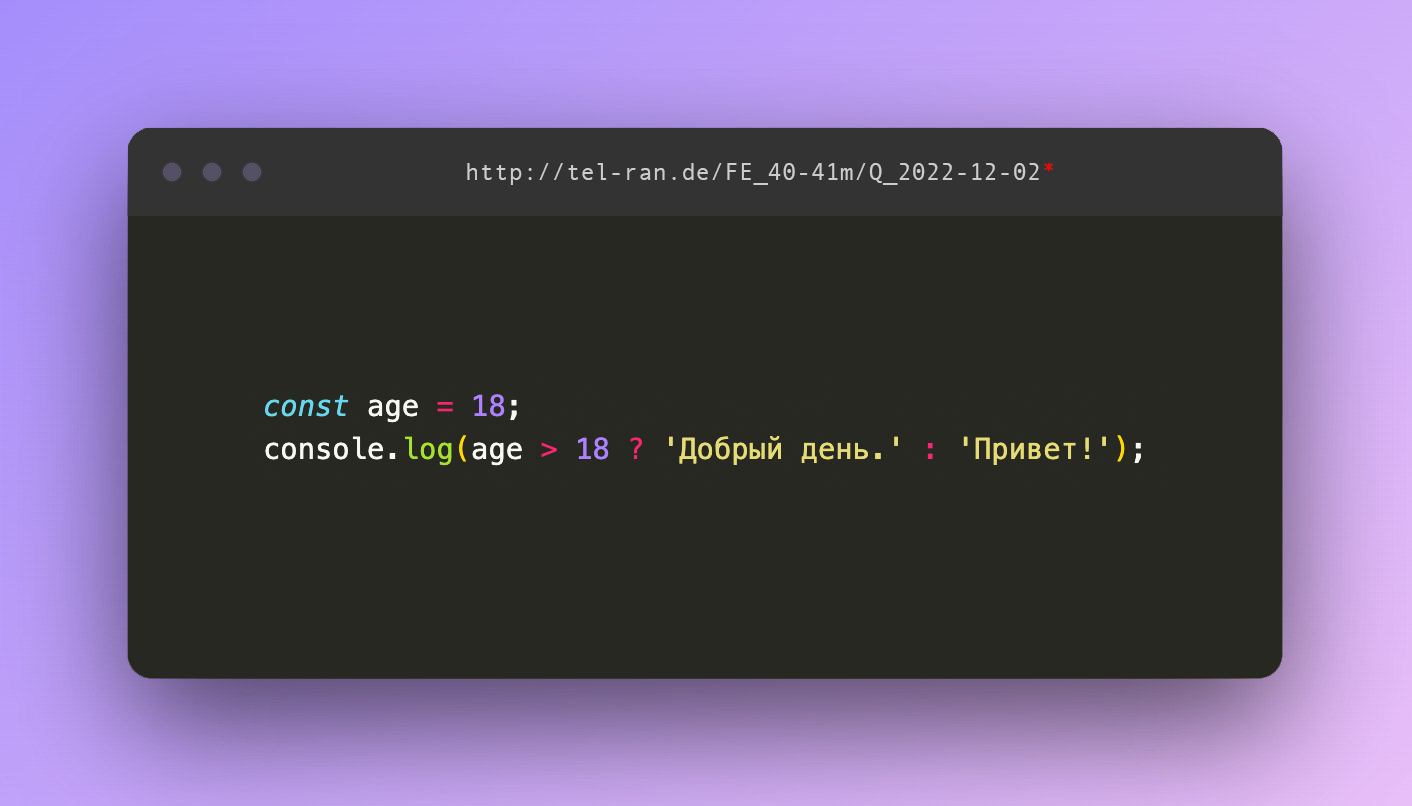
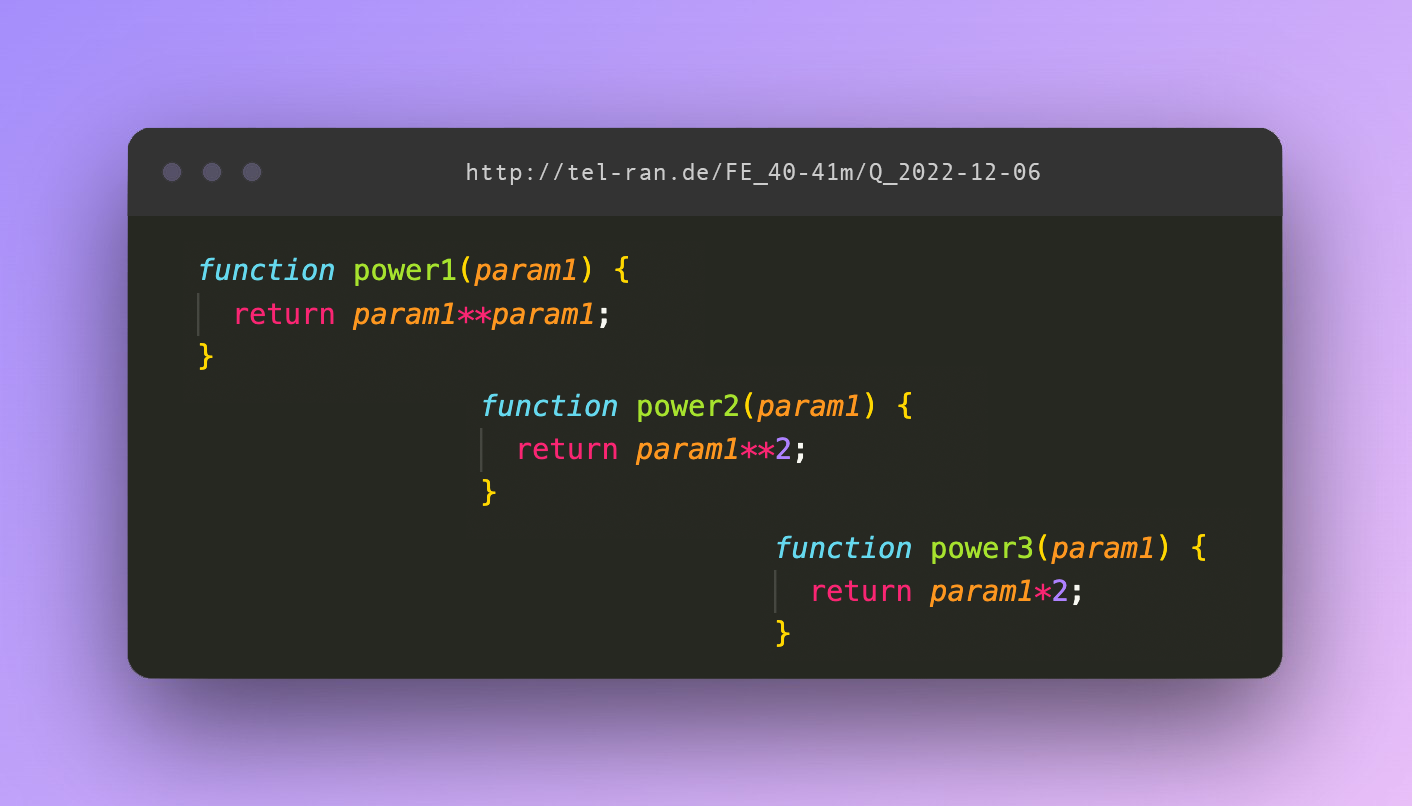
Comparing the layer stacks of the two 1412 × 806 images. Changes:
renamed "http://tel-ran.de/FE_40-41m/Q_2022-12-02*" to "http://tel-ran.de/FE_40-41m/Q_2022-12-06", painted on it over [1029, 163, 1053, 180]
added layer "Layer 8" above "Layer 3" over [197, 256, 1205, 647]
hid "Layer 5" over [265, 392, 1141, 490]
